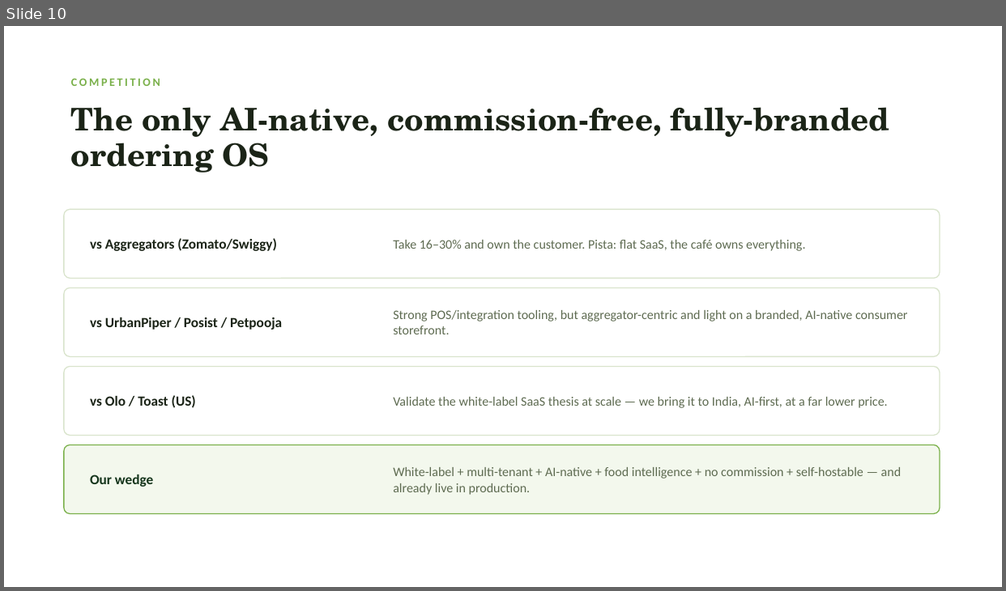
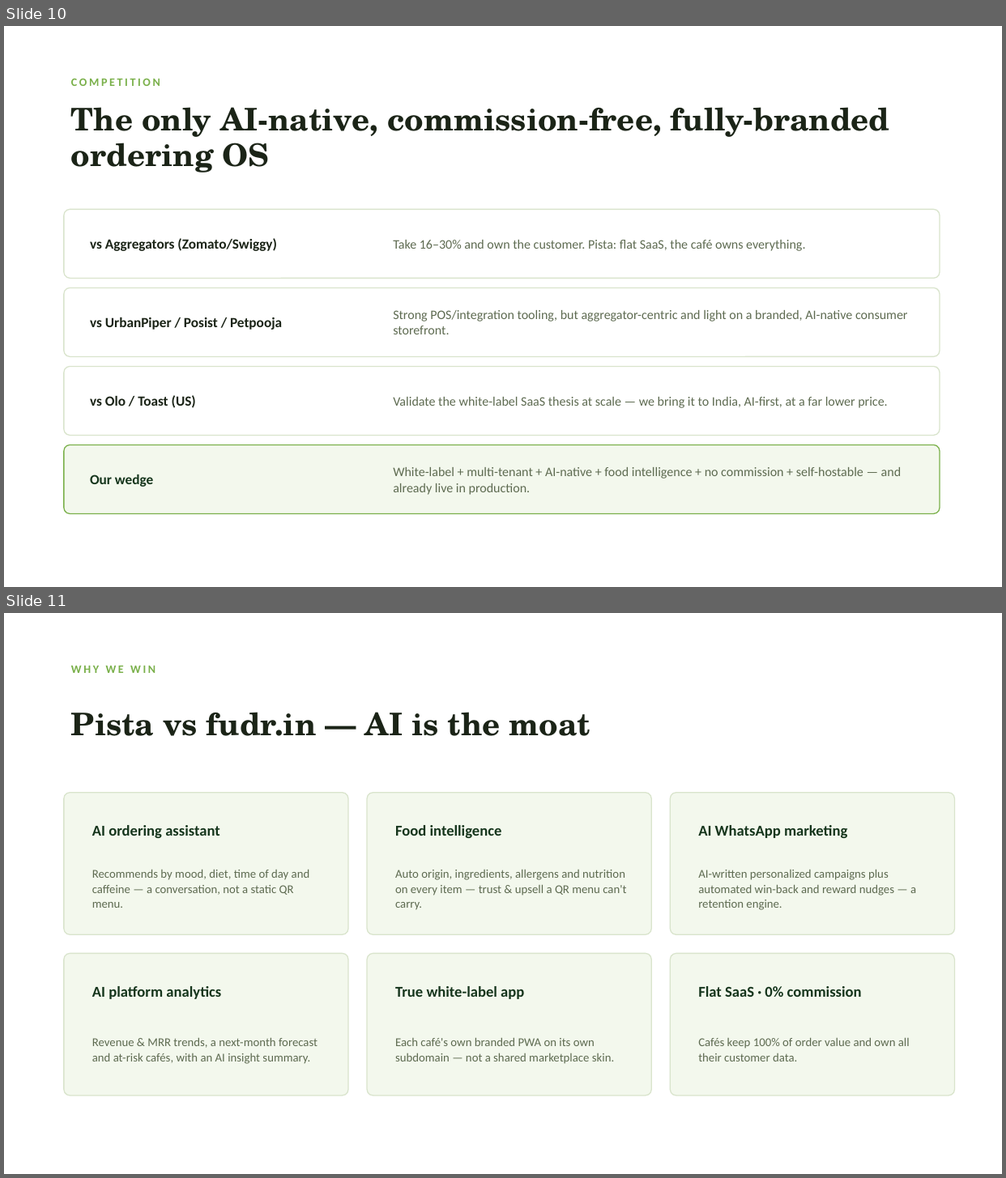
Before and after one commit to maple-studios-co-in/Shoku, a slide deck: public/pitch-deck.pptx. Shown one above the other, each under a label of ours: slide 10 before the commit, slides 10 and 11 after it. The pictures are 1006x591 and 1006x1178 pixels, drawn with LibreOffice and Linux fonts; fonts in the diff are those of the drawing. Boxes give left, top, right and bottom in pixels: in the first picture for what was removed or moved away, otherwise in the second. Text is boxed around its words. In the diff, an @@ line names an element or a change of style, - is before the commit and + after.

```diff
--- a/public/pitch-deck.pptx
+++ b/public/pitch-deck.pptx
@@ slide 11 added at bbox=[4, 613, 1002, 1174], background #FFFFFF @@
@@ text added at bbox=[71, 666, 155, 673], 11 pt, text #7AB04A, bold @@
+WHY WE WIN
@@ text added at bbox=[71, 712, 590, 736], 30 pt, text #1B2417, bold @@
+Pista vs fudr.in — AI is the moat
@@ rounded rectangle added at bbox=[64, 793, 348, 935], fill #F3F8ED, outline #D9E4CC 1 pt @@
@@ rounded rectangle added at bbox=[367, 793, 651, 935], fill #F3F8ED, outline #D9E4CC 1 pt @@
@@ rounded rectangle added at bbox=[671, 793, 955, 935], fill #F3F8ED, outline #D9E4CC 1 pt @@
@@ text added at bbox=[92, 825, 220, 838], 14.5 pt, text #15351C, bold @@
+AI ordering assistant
@@ text added at bbox=[395, 825, 502, 838], 14.5 pt, text #15351C, bold @@
+Food intelligence
@@ text added at bbox=[698, 825, 847, 838], 14.5 pt, text #15351C, bold @@
+AI WhatsApp marketing
@@ text added at bbox=[92, 869, 310, 908], 11.5 pt, text #5E6B51 @@
+Recommends by mood, diet, time of day and caffeine — a conversation, not a static QR menu.
@@ text added at bbox=[395, 870, 626, 910], 11.5 pt, text #5E6B51 @@
+Auto origin, ingredients, allergens and nutrition on every item — trust & upsell a QR menu can't carry.
@@ text added at bbox=[698, 869, 916, 910], 11.5 pt, text #5E6B51 @@
+AI-written personalized campaigns plus automated win-back and reward nudges — a retention engine.
@@ rounded rectangle added at bbox=[64, 954, 348, 1096], fill #F3F8ED, outline #D9E4CC 1 pt @@
@@ rounded rectangle added at bbox=[367, 954, 651, 1096], fill #F3F8ED, outline #D9E4CC 1 pt @@
@@ rounded rectangle added at bbox=[671, 954, 955, 1096], fill #F3F8ED, outline #D9E4CC 1 pt @@
@@ text added at bbox=[92, 986, 221, 999], 14.5 pt, text #15351C, bold @@
+AI platform analytics
@@ text added at bbox=[395, 986, 524, 999], 14.5 pt, text #15351C, bold @@
+True white-label app
@@ text added at bbox=[698, 986, 862, 997], 14.5 pt, text #15351C, bold @@
+Flat SaaS · 0% commission
@@ text added at bbox=[92, 1037, 317, 1064], 11.5 pt, text #5E6B51 @@
+Revenue & MRR trends, a next-month forecast and at-risk cafés, with an AI insight summary.
@@ text added at bbox=[395, 1037, 614, 1064], 11.5 pt, text #5E6B51 @@
+Each café's own branded PWA on its own subdomain — not a shared marketplace skin.
@@ text added at bbox=[698, 1037, 910, 1062], 11.5 pt, text #5E6B51 @@
+Cafés keep 100% of order value and own all their customer data.
```
Also in this commit, not shown: 2 slides changed, 2 other files.
